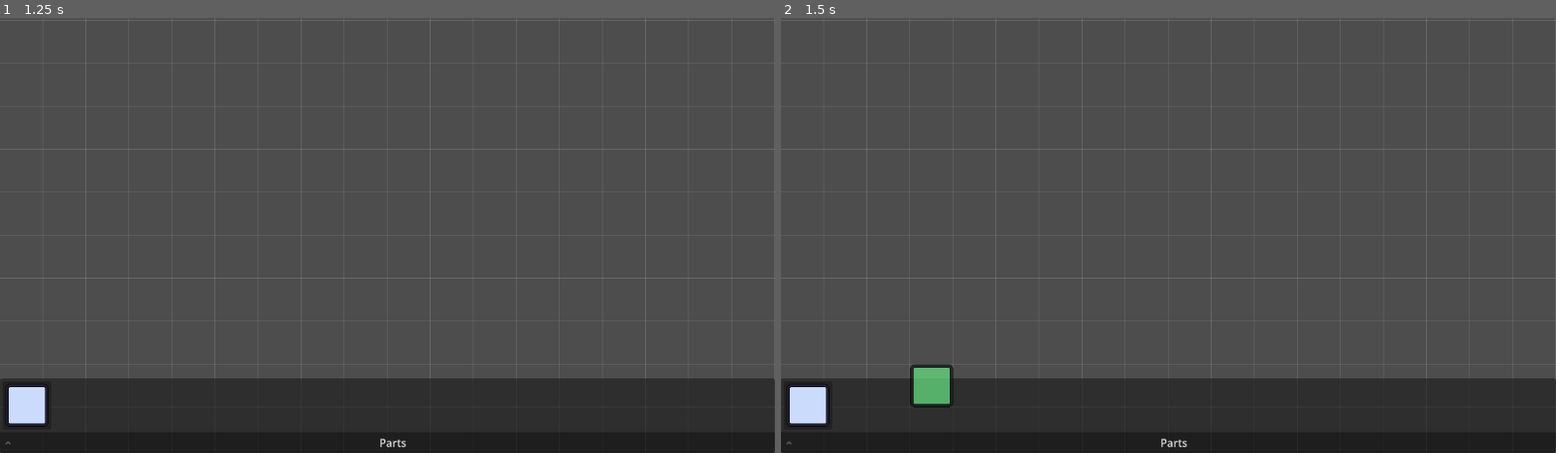
Above: before the commit, frames 1-2 (left to right).
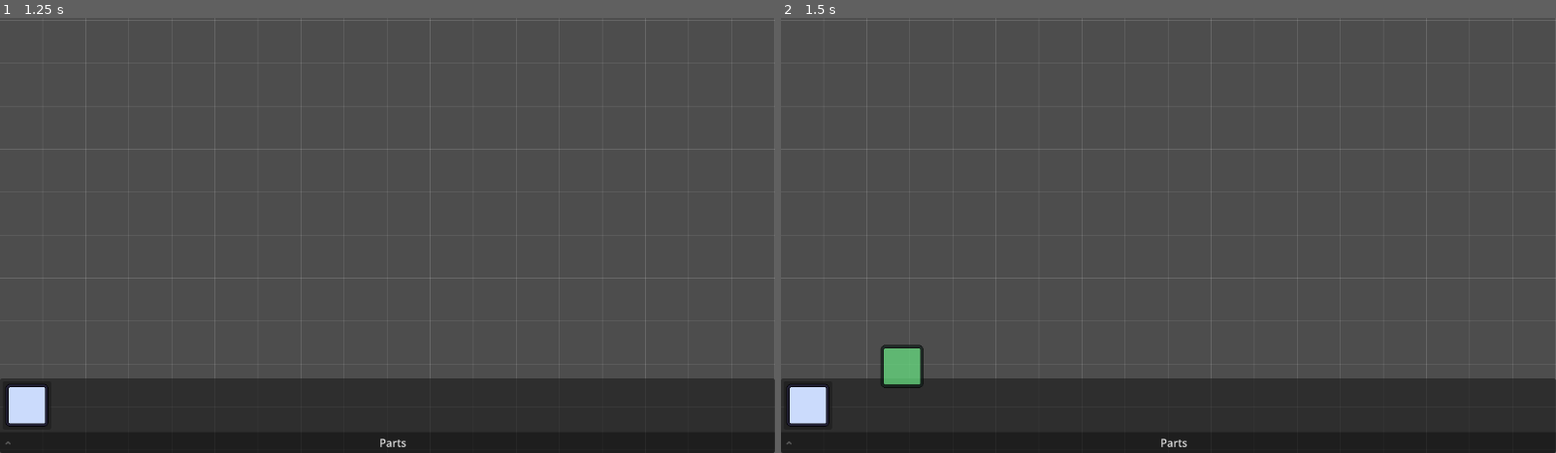
Above: after the commit, the same moments.

Repository: KT0mi/Godot_Fathom_Project
Game: Godot game, scene res://Scenes/SubmarineBuidling/SubmarineBuilding.tscn
Two runs of this game, one before a commit and one after it. Both use one fixed random seed, a clock stepped at 60 frames per second and the inputs below. This scene is started directly instead of the project's main scene.
Inputs (mouse positions are in pixels of both pictures, inside the frame that each line leads up to):
- Up to frame 1 (1.25 s): tap Enter at 0.5 s; drag from (387, 235) to (465, 139) at 0.52 s
- Up to frame 2 (1.5 s): tap Space (rotate_part) at 1.25 s; drag from (804, 405) to (1129, 322) at 1.27 s

Frame 1 is identical in both runs. In frame 2, 0.9% of the frame differs, in the area x 12-23%, y 75-90%.

Commit message:
Fixed last commit

Diff:
--- a/Scripts/SceneScripts/PlacedPartView.gd
+++ b/Scripts/SceneScripts/PlacedPartView.gd
@@ -6,6 +6,9 @@
 var rot_steps: int = 0
 var grid: BuildGridCanvas
 var is_ghost := false
+
+var pos_tween : Tween = null
+var cashed_cell : Vector2 = Vector2.ZERO
 
 @onready var texture_rect: TextureRect = $TextureRect
 
@@ -44,5 +47,13 @@
 	set_ghost_cell(origin_cell)   # re-syncs transform + re-validates + re-tints
 
 func _sync_transform() -> void:
-	position = grid.cell_to_local(origin_cell)
+	var sync_cell := grid.cell_to_local(origin_cell)
+	if cashed_cell != sync_cell:
+		if pos_tween:
+			pos_tween.kill()
+		pos_tween = create_tween()
+		pos_tween.set_ease(Tween.EASE_OUT)
+		pos_tween.set_trans(Tween.TRANS_EXPO)
+		pos_tween.tween_property(self, "position", sync_cell, 0.2)
+	#position = grid.cell_to_local(origin_cell)
 	rotation = rot_steps * PI / 2.0
